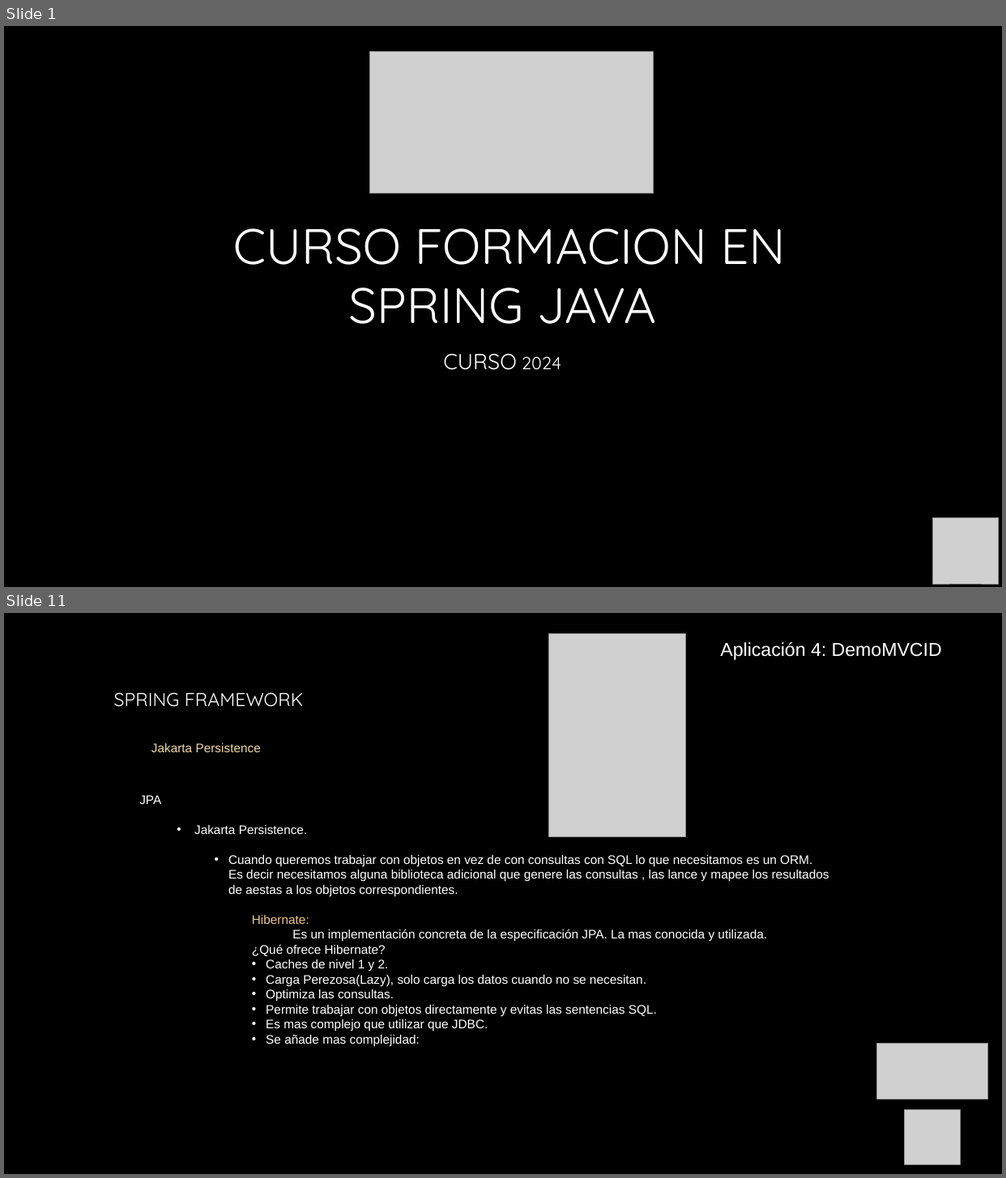
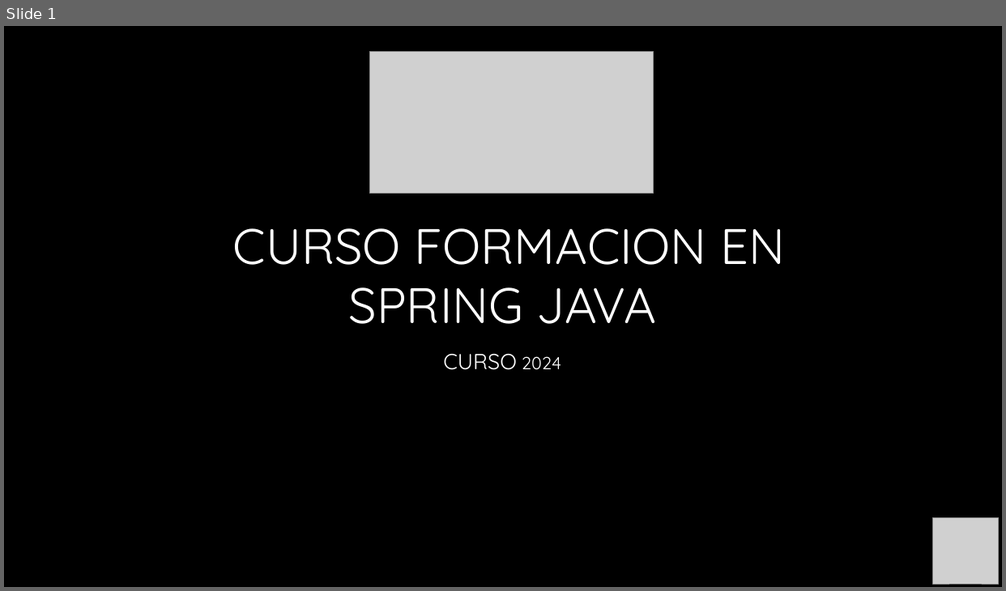
Before and after one commit to AntonioPardoRuiz/cursoSpring, a slide deck: Unidad 12- Spring Rest.pptx. Shown one above the other, each under a label of ours: slides 1 and 11 before the commit, slide 1 after it; the slides between them are not shown. The pictures are 1006x1178 and 1006x591 pixels, drawn with LibreOffice and Linux fonts; fonts in the diff are those of the drawing; grey boxes stand for pictures; background and template pictures are left out. Boxes give left, top, right and bottom in pixels: in the first picture for what was removed or moved away, otherwise in the second. Text is boxed around its words. In the diff, an @@ line names an element or a change of style, - is before the commit and + after.

Commit message:
Añadimos Spring Rest

```diff
--- a/Unidad 12- Spring Rest.pptx
+++ b/Unidad 12- Spring Rest.pptx
@@ slide 11 removed at [4,613,1002,1174], background picture (left out) @@
@@ picture removed at [549,634,686,837] @@
@@ text removed at [720,642,942,660] @@
-  Aplicación 4: DemoMVCID
@@ text removed at [114,692,304,752] @@
-SPRING FRAMEWORK
-  Jakarta Persistence
@@ text removed at [139,795,829,1046] @@
-  JPA
-    • Jakarta Persistence.
-      • Cuando queremos trabajar con objetos en vez de con consultas con SQL lo que necesitamos es un ORM. Es decir necesitamos alguna biblioteca adicional que genere las consultas , las lance y mapee los resultados de aestas a los objetos correspondientes.
-        Hibernate:
-        Es un implementación concreta de la especificación JPA. La mas conocida y utilizada.
-        ¿Qué ofrece Hibernate?
-        • Caches de nivel 1 y 2.
-        • Carga Perezosa(Lazy), solo carga los datos cuando no se necesitan.
-        • Optimiza las consultas.
-        • Permite trabajar con objetos directamente y evitas las sentencias SQL.
-        • Es mas complejo que utilizar que JDBC.
-        • Se añade mas complejidad:
@@ picture removed at [877,1044,987,1100] @@
@@ picture removed at [905,1110,960,1165] @@
```
Also in this commit, not shown: 2 slides changed, 37 slides added, 27 other slides removed, 16 other files.
